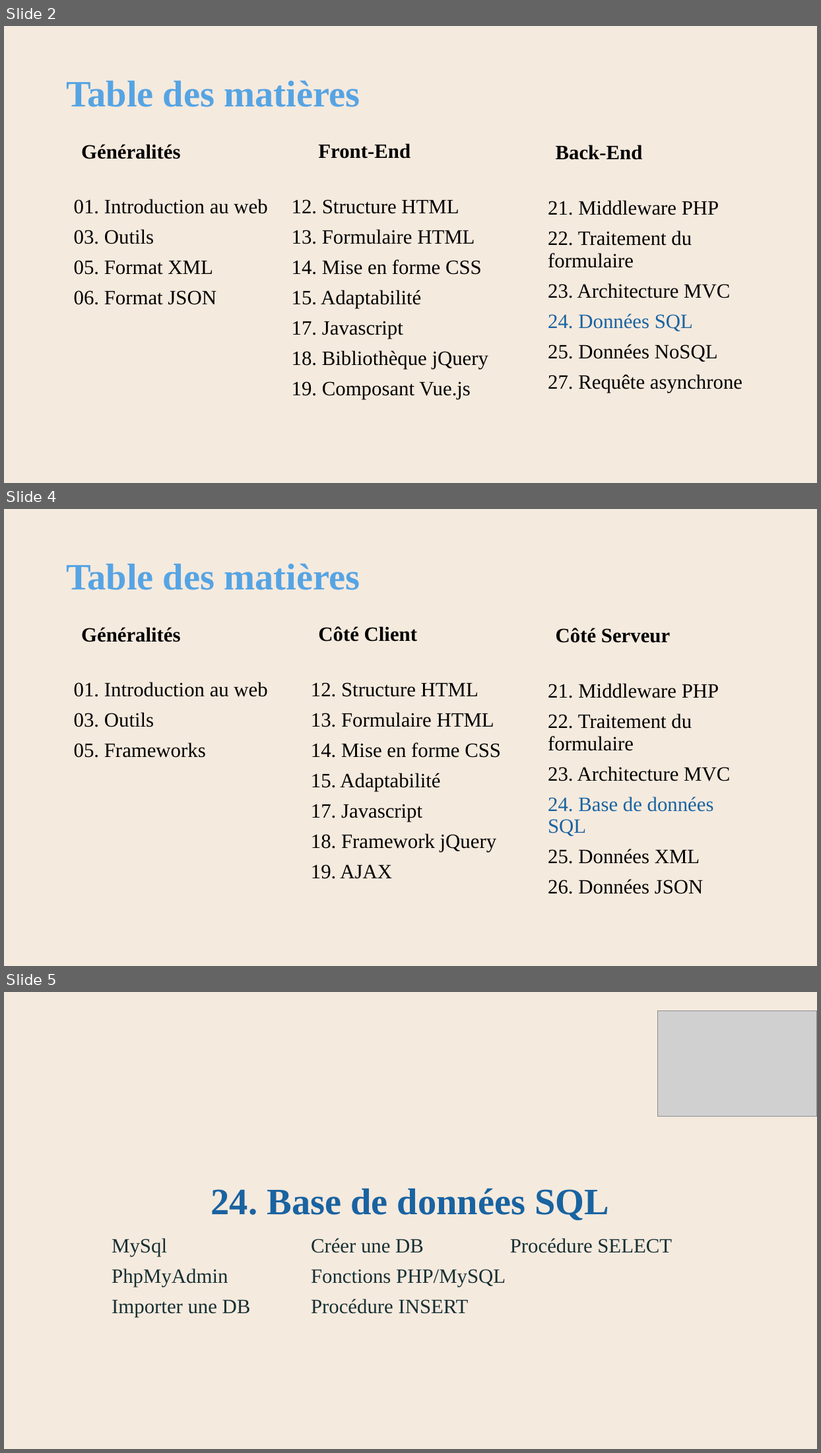
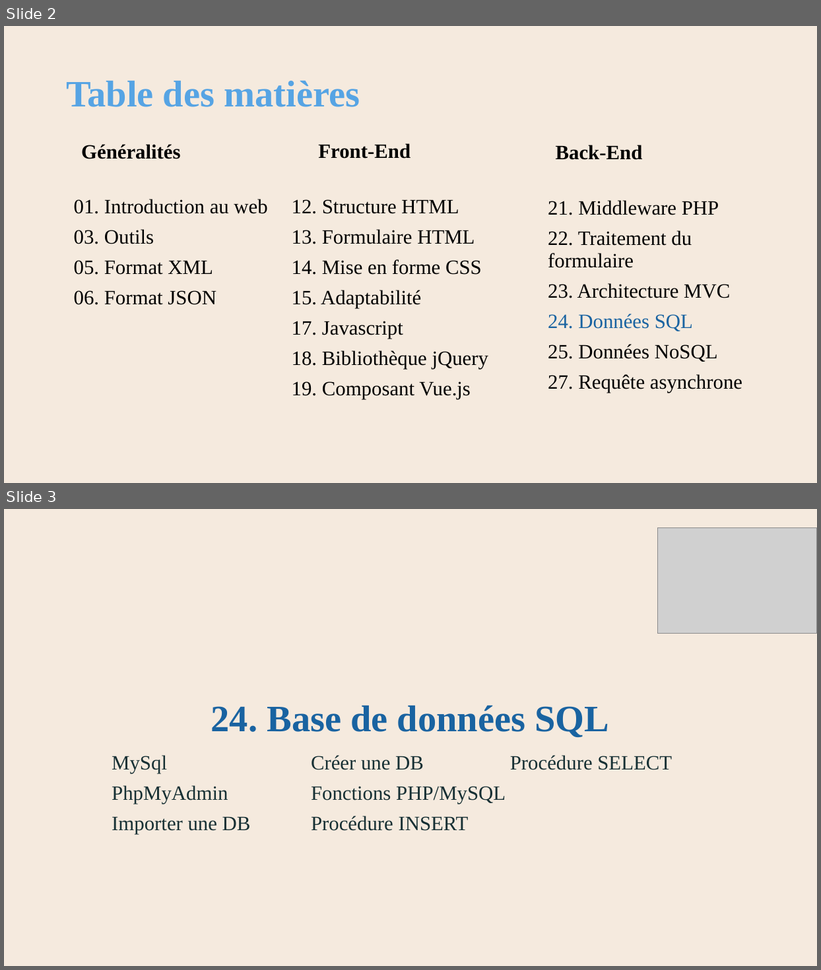
Before and after one commit to AlainWafflard/4IPW3, a slide deck: syllabus/24_intégration_SQL/syllabus_24_sql.pptx. Shown one above the other, each under a label of ours: slides 2, 4 and 5 before the commit, slides 2 and 3 after it; the slides between them are not shown. The pictures are 821x1453 and 821x970 pixels, drawn with LibreOffice and Linux fonts; fonts in the diff are those of the drawing; grey boxes stand for pictures; background and template pictures are left out. Boxes give left, top, right and bottom in pixels: in the first picture for what was removed or moved away, otherwise in the second. Text is boxed around its words. In the diff, an @@ line names an element or a change of style, - is before the commit and + after.

```diff
--- a/syllabus/24_intégration_SQL/syllabus_24_sql.pptx
+++ b/syllabus/24_intégration_SQL/syllabus_24_sql.pptx
@@ slide 4 removed at (4, 509, 817, 966), background #F5EADE @@
@@ title removed at (66, 564, 360, 590) @@
-Table des matières
@@ text removed at (81, 627, 180, 642) @@
-Généralités
@@ text removed at (318, 626, 417, 642) @@
-Côté Client
@@ text removed at (556, 628, 670, 643) @@
-Côté Serveur
@@ text removed at (74, 682, 267, 758) @@
-01. Introduction au web
-03. Outils
-05. Frameworks
@@ text removed at (311, 683, 501, 879) @@
-12. Structure HTML
-13. Formulaire HTML
-14. Mise en forme CSS
-15. Adaptabilité
-17. Javascript
-18. Framework jQuery
-19. AJAX
@@ text removed at (548, 683, 730, 894) @@
-21. Middleware PHP
-22. Traitement du formulaire
-23. Architecture MVC
-24. Base de données SQL
-25. Données XML
-26. Données JSON
@@ what was slide 5 is now slide 3 @@
```
Also in this commit, not shown: 10 slides changed, 1 slide added, 1 other slide removed, 5 other files.
